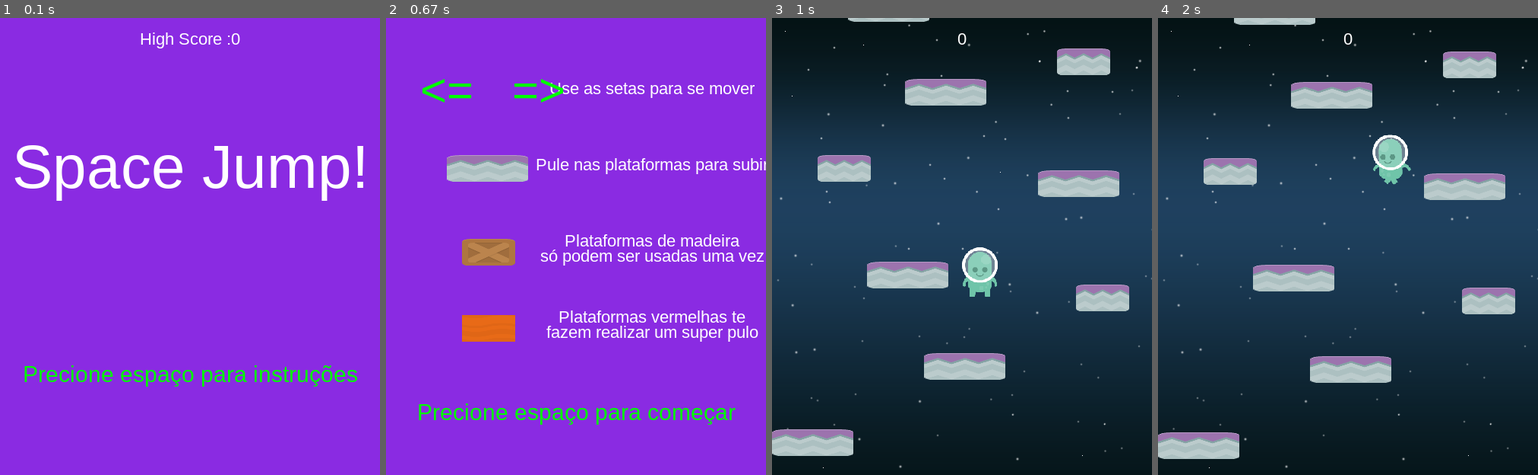
Above: before the commit, frames 1-4 (left to right).
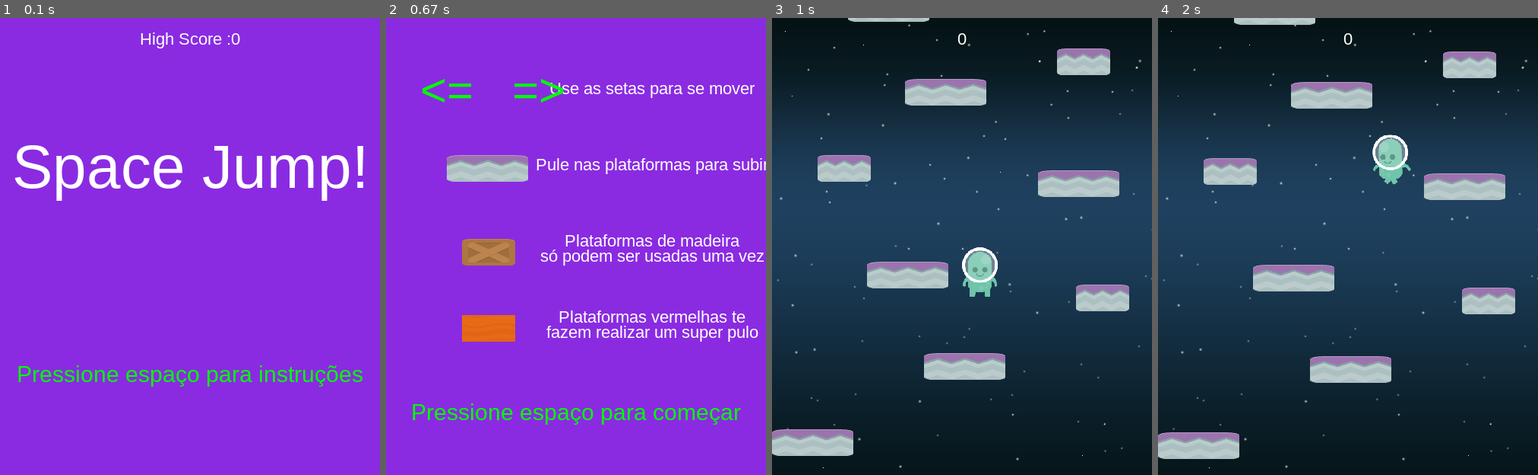
Above: after the commit, the same moments.

Repository: RodrigoMBarros/PyGame_2020.1
Game: pygame game, started from inicio_projeto/game_main.py
The game is run twice, just before and just after one commit, with the same random seed, the same clock (stepped at 60 frames per second) and the same inputs.
Inputs:
- Up to frame 1 (0.1 s): no input
- Up to frame 2 (0.67 s): tap Space at 0.33 s
- Up to frame 3 (1 s): tap Space at 0.73 s
- Up to frame 4 (2 s): hold Right 1.17-1.63 s; tap Space at 1.23, 1.53, 1.73 s; hold Left from 1.67 s (still down)

The runs differ from the first frame. In frame 1, 1.6% of the frame differs, in the area x 4-96%, y 76-81%; in frame 2, 1.5%; in frame 3, nothing differs; in frame 4, nothing differs.

Commit message:
Detalhes finais

Diff:
--- a/inicio_projeto/game_main.py
+++ b/inicio_projeto/game_main.py
@@ -376,7 +376,7 @@
         self.draw_textos(NOME, 80, WHITE, WIDTH / 2, HEIGHT / 4)  # chama os textos
 
         # Instruções
-        self.draw_textos("Precione espaço para instruções", 30, GREEN, WIDTH / 2, (HEIGHT * 3 / 4))
+        self.draw_textos("Pressione espaço para instruções", 30, GREEN, WIDTH / 2, (HEIGHT * 3 / 4))
         self.draw_textos(("High Score :" + str(self.highscore)), 22, WHITE, (WIDTH / 2), 15)
 
         pg.display.flip()
@@ -407,7 +407,7 @@
         self.draw_textos("fazem realizar um super pulo", 22, WHITE, 350, 400)
         self.demonstration_sprites.add(Plataformas_super_pulo(self.spritesheet_p, 100, 390))
 
-        self.draw_textos("Precione espaço para começar", 30, GREEN, WIDTH / 2, (HEIGHT * 5 / 6))  # instrução
+        self.draw_textos("Pressione espaço para começar", 30, GREEN, WIDTH / 2, (HEIGHT * 5 / 6))  # instrução
 
         self.demonstration_sprites.draw(self.screen)  # sprites
         pg.display.flip()
@@ -432,7 +432,7 @@
         # resultados
         self.draw_textos("GAME OVER", 48, BLACK, WIDTH / 2, HEIGHT / 4)
         self.draw_textos("Score = " + str(self.score), 22, GREEN, WIDTH / 2, HEIGHT / 2)
-        self.draw_textos("Precione espaço para jogar novamente", 22, GREEN, WIDTH / 2, (HEIGHT * 3 / 4))
+        self.draw_textos("Pressione espaço para jogar novamente", 22, GREEN, WIDTH / 2, (HEIGHT * 3 / 4))
         if self.score > self.highscore:
             self.highscore = self.score
             self.draw_textos("NOVO HIGH SCORE!", 22, WHITE, WIDTH / 2, (HEIGHT / 2 + 40))
